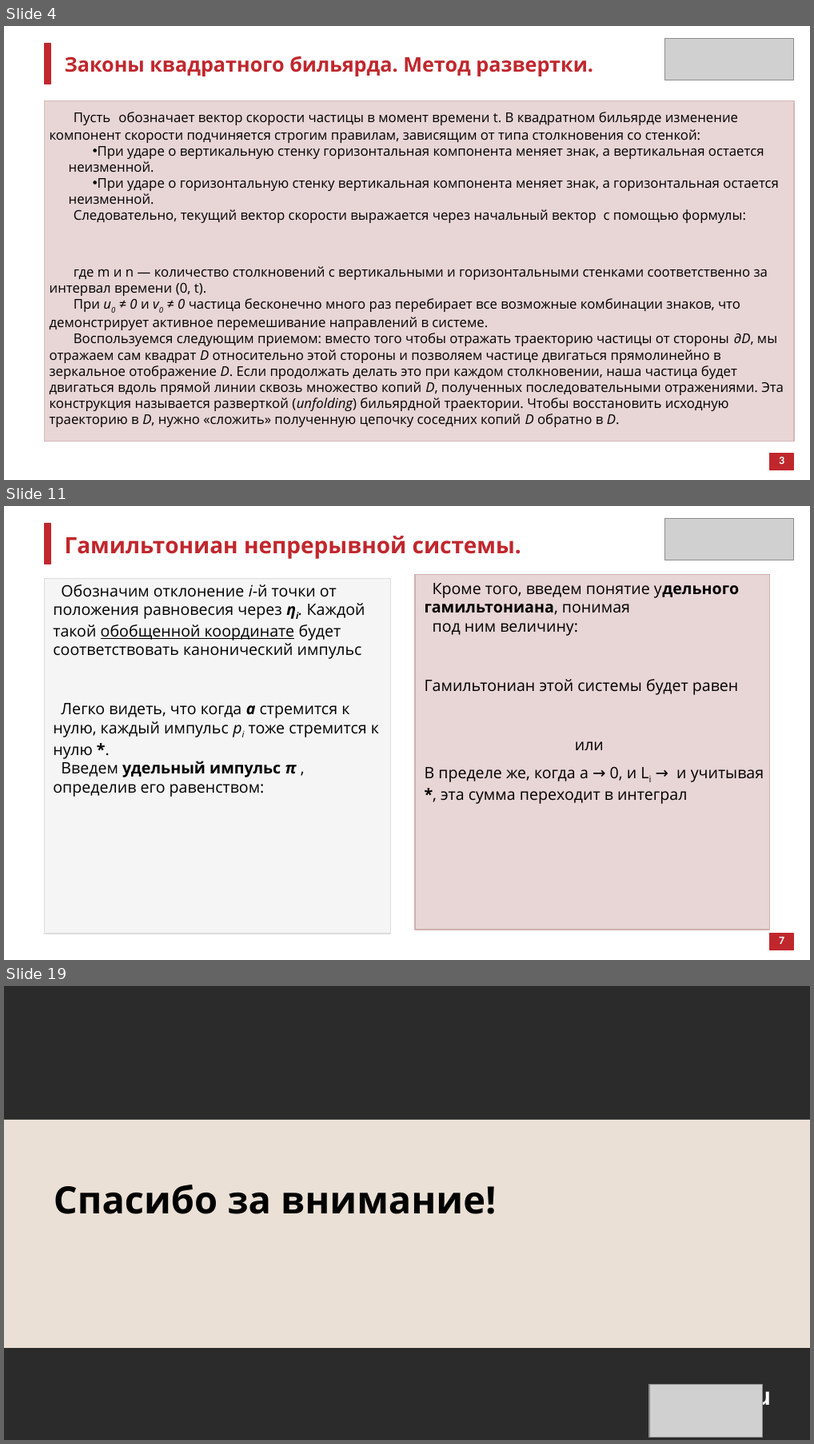
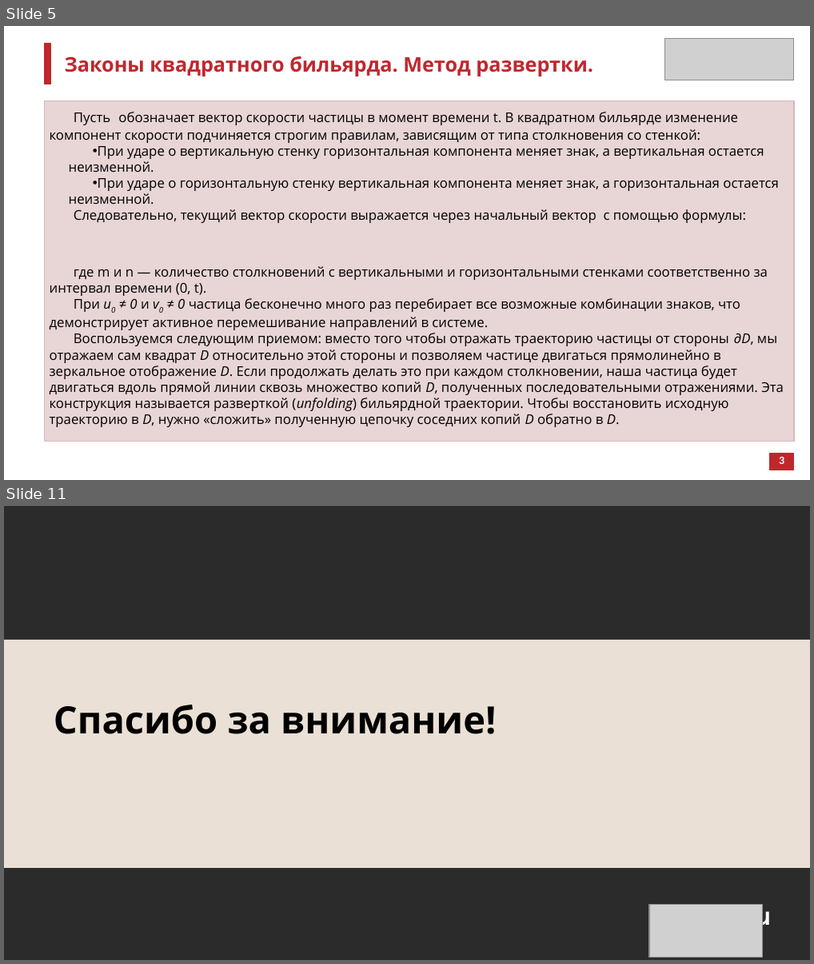
Before and after one commit to atelitsin/sinai_billiard, a slide deck: sinai_billiard.pptx. Shown one above the other, each under a label of ours: slides 4, 11 and 19 before the commit, slides 5 and 11 after it; the slides between them are not shown. The pictures are 814x1444 and 814x964 pixels, drawn with LibreOffice and Linux fonts; fonts in the diff are those of the drawing; grey boxes stand for pictures; background and template pictures are left out; a plain dark background stands for a picture behind light text. Boxes give left, top, right and bottom in pixels: in the first picture for what was removed or moved away, otherwise in the second. Text is boxed around its words. In the diff, an @@ line names an element or a change of style, - is before the commit and + after.

```diff
--- a/sinai_billiard.pptx
+++ b/sinai_billiard.pptx
@@ slide 11 removed at box(4, 506, 810, 960), background #FFFFFF @@
@@ rectangle removed at box(44, 524, 50, 564) @@
@@ picture removed at box(666, 518, 794, 560) @@
@@ text removed at box(65, 536, 522, 559) @@
-Гамильтониан непрерывной системы.
@@ rectangle removed at box(415, 575, 770, 929) @@
@@ rectangle removed at box(44, 579, 391, 933) @@
@@ text removed at box(53, 584, 379, 796) @@
-Обозначим отклонение i-й точки от положения равновесия через ηi. Каждой такой обобщенной координате будет соответствовать канонический импульс
-Легко видеть, что когда а стремится к нулю, каждый импульс pi тоже стремится к нулю *.
-Введем удельный импульс π , определив его равенством:
@@ text removed at box(425, 583, 764, 804) @@
-Кроме того, введем понятие удельного гамильтониана, понимая
-под ним величину:
-Гамильтониан этой системы будет равен
-или
-В пределе же, когда a → 0, и Li → и учитывая *, эта сумма переходит в интеграл
@@ rectangle removed at box(770, 933, 794, 949) @@
@@ text removed at box(779, 936, 785, 944) @@
-7
@@ what was slide 4 is now slide 5 @@
@@ what was slide 19 is now slide 11 @@
```
Also in this commit, not shown: 5 slides changed, 2 slides added, 9 other slides removed.
